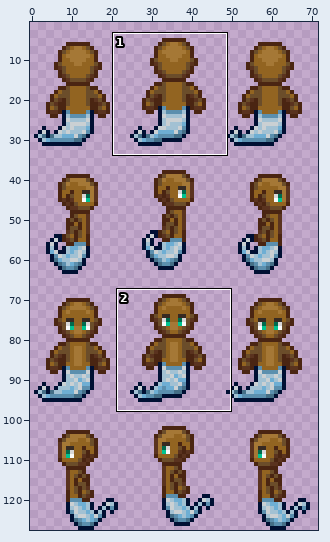
Sprite sheet: sprite/creature/djinn/PNG/48x64_scale/djinn-001-NESW.png. The first picture is a wide view before the edit; the outline marks the close-up.
Close-up. As it was:
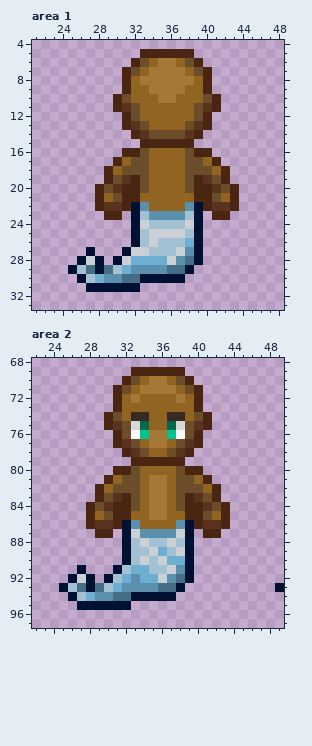
The file is 144x256 pixels, drawn in blocks of 2x2; one block is one cell here. Shown: area 1: x 21..48, y 4..33; area 2: x 22..49, y 68..97. The wide view leaves out empty margins.
The same view after the edit:
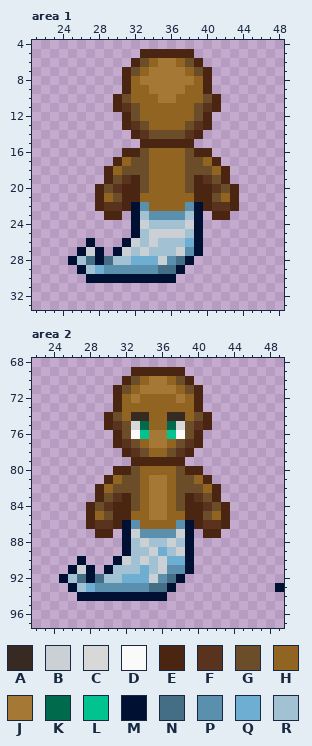
Palette (. is transparent): A #372a22  B #cad0d3  C #d8d8d8  D #fafafa  E #4a2512  F #5a331f  G #6b4d2a  H #926421  J #a57836  K #006a4d  L #00c38f  M #001033  N #446e86  P #5b8fae  Q #6eaed3  R #a2c1d3
Commit message: Change djinn S/N facing frames to match other frames
Changes in this commit:
--- area 1
@@ x 23..41 @@
 25 .........MRBBBBRM..
-26 .........MRBRRRQM..
-27 ....M...MBBRRRBPM..
-28 ...MBM.MBQQQQBPNM..
-29 ..MRNMNRQPPPPNNM...
-30 ...MRQPPNNMMMMM....
-31 ....MMMMMM.........
+26 ....M...MBRBRRRQM..
+27 ...MBM.MBRBRRRBPM..
+28 ..MRNMNRRQQQBPNM...
+29 ...MRQPPPPPPNNM....
+30 ....MMMMMMMMMM.....
+31 ...................
 32 ...................
--- area 2
@@ x 23..41 @@
 89 .........MRRBQRBM..
-90 .........MRBRBQQM..
-91 ....M...MRQQRRBPM..
-92 ...MBM.MRQPQQBPNM..
-93 ..MRNMNRQPPPPNNM...
-94 ...MRQPPNNMMMMM....
-95 ....MMMMMM.........
+90 ....M...MBRBRBQQM..
+91 ...MBM.MRRRQRBPPM..
+92 ..MRNMNRRQQQBPNM...
+93 ...MRQPPPPPPNNM....
+94 ....MMMMMMMMMM.....
+95 ...................
 96 ...................
Pixel boxes of the changes (left, top, right, bottom) in both close-ups:
changed: (68, 238, 203, 292)
changed: (59, 556, 194, 610)
